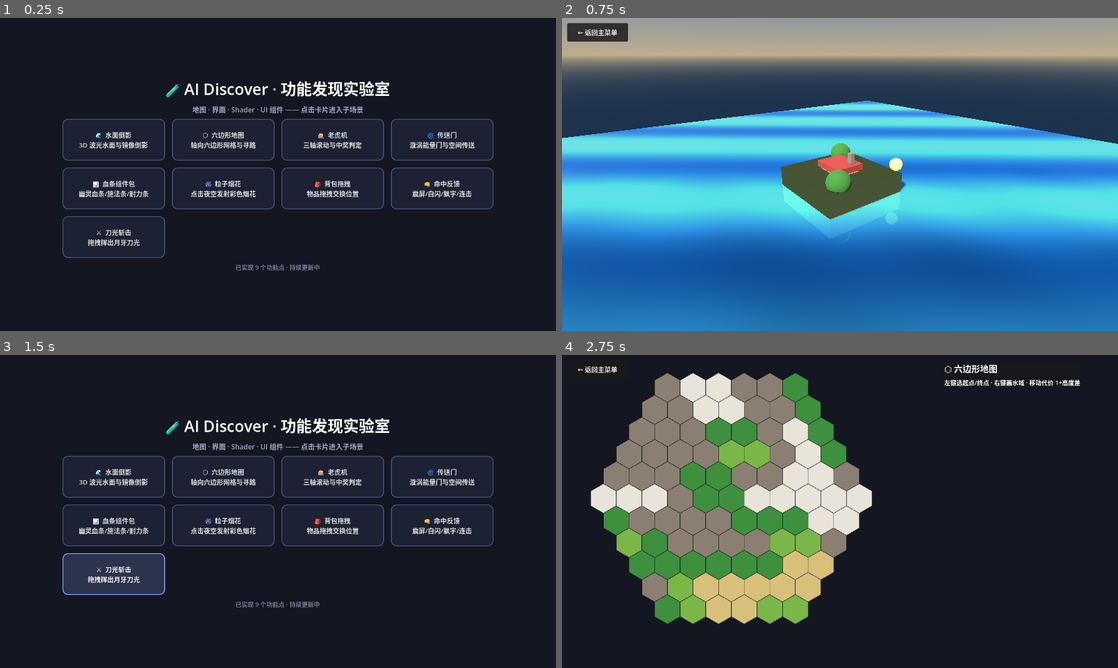
Above: before the commit, frames 1-4 (two rows, left to right).
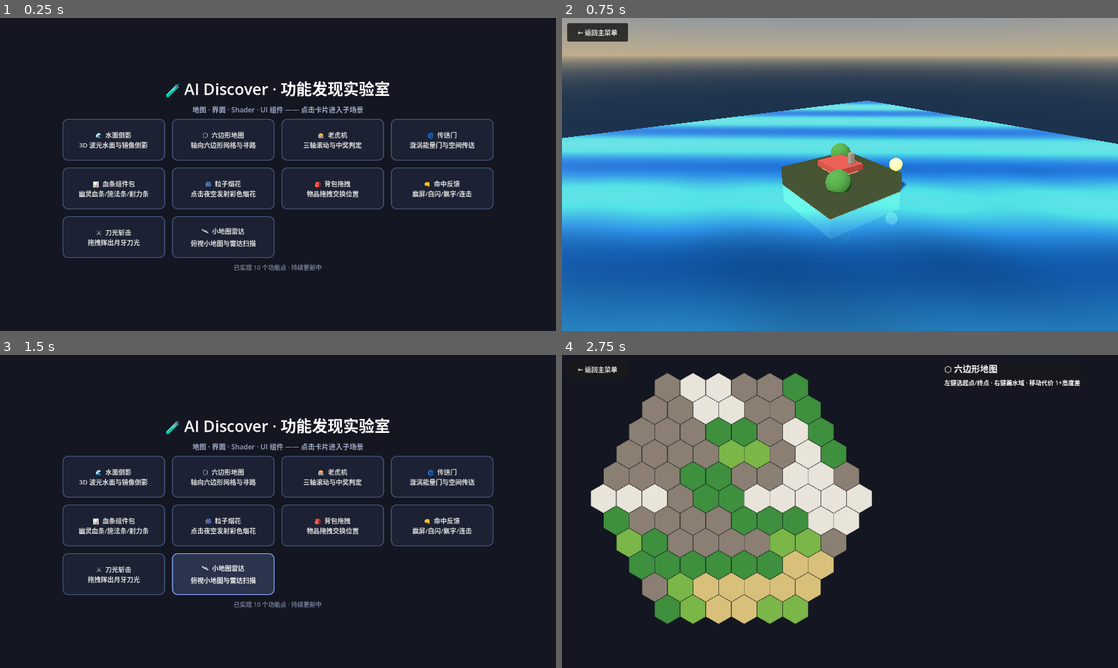
Above: after the commit, the same moments.

Repository: richardkiwilee/pyFramework
Game: Godot game, scene res://scenes/menu.tscn
The game is run twice, just before and just after one commit, with the same random seed, the same clock (stepped at 60 frames per second) and the same inputs.
Inputs:
- Up to frame 1 (0.25 s): no input
- Up to frame 2 (0.75 s): click "🌊 水面倒影 3D 波光水面与镜像倒影" at 0.5 s
- Up to frame 3 (1.5 s): click "← 返回主菜单" at 1.25 s
- Up to frame 4 (2.75 s): click "⬡ 六边形地图 轴向六边形网格与寻路" at 2 s

The runs differ from the first frame. In frame 1, 0.7% of the frame differs, in the area x 30-58%, y 63-81%; in frame 2, nothing differs; in frame 3, 4.9%, in the area x 11-58%, y 63-81%; in frame 4, nothing differs.

Commit message:
ai-discover: 功能10 小地图雷达——SubViewport俯视小地图+雷达扫描+巡逻智能体
Co-Authored-By: Claude <noreply@anthropic.com>

Diff:
--- /dev/null
+++ b/ai-discover/features/radar/grid.gdshader
@@ -0,0 +1,10 @@
+shader_type spatial;
+render_mode cull_disabled, specular_schlick_ggx;
+// 科技风地面网格：UV 平铺 20×20 网格线
+void fragment() {
+	float gx = abs(fract(UV.x * 20.0) - 0.5);
+	float gy = abs(fract(UV.y * 20.0) - 0.5);
+	float line = smoothstep(0.02, 0.0, min(gx, gy));
+	ALBEDO = mix(vec3(0.08, 0.09, 0.13), vec3(0.22, 0.28, 0.44), line);
+	ROUGHNESS = 0.9;
+}
--- /dev/null
+++ b/ai-discover/features/radar/radar.gd
@@ -0,0 +1,121 @@
+extends Node3D
+## =============================================================================
+## 小地图雷达 —— SubViewport 俯视小地图 + 旋转扫描线 + 巡逻智能体
+## =============================================================================
+## 右下角的小地图是一台【俯视正交相机】渲染进 SubViewport 的结果
+## （与主相机共享同一个 3D 世界，智能体在两边同时可见）；
+## 雷达装饰（同心圆环 + 旋转扫描扇）是 SubViewport 里的 2D 层。
+## 主场景：6 个发光的巡逻智能体随机游走，箱体障碍做空间参照。
+## 交互：左键拖拽旋转主视角，滚轮缩放。
+## =============================================================================
+
+const GridShader = preload("res://features/radar/grid.gdshader")
+
+const AGENT_COLORS: Array[Color] = [
+	Color(1.0, 0.30, 0.30), Color(0.35, 1.0, 0.40), Color(0.35, 0.60, 1.0),
+	Color(1.0, 0.85, 0.25), Color(0.80, 0.40, 1.0), Color(0.30, 1.0, 0.95),
+]
+
+var _yaw := 0.65
+var _pitch := 0.42
+var _dist := 24.0
+var _sweep_angle := 0.0
+var _agents: Array = []      # 每项 {mesh, target, speed}
+
+@onready var camera: Camera3D = $Camera3D
+@onready var sweep: Control = $Minimap/SubViewportContainer/SubViewport/Sweep
+
+
+func _ready() -> void:
+	_build_ground()
+	_build_obstacles()
+	_build_agents()
+	_update_camera()
+
+
+func _build_ground() -> void:
+	var ground := MeshInstance3D.new()
+	var plane := PlaneMesh.new()
+	plane.size = Vector2(46, 46)
+	ground.mesh = plane
+	var gm := ShaderMaterial.new()
+	gm.shader = GridShader
+	ground.material_override = gm
+	add_child(ground)
+
+
+func _build_obstacles() -> void:
+	for pos in [Vector3(-6, 0, -4), Vector3(5, 0, 6), Vector3(-2, 0, 8), Vector3(8, 0, -7), Vector3(0, 0, -10)]:
+		var b := MeshInstance3D.new()
+		var bm := BoxMesh.new()
+		bm.size = Vector3(2.2, 2.8, 2.2)
+		b.mesh = bm
+		var mat := StandardMaterial3D.new()
+		mat.albedo_color = Color(0.62, 0.58, 0.50)
+		b.material_override = mat
+		add_child(b)
+		b.position = pos + Vector3(0, 1.4, 0)
+
+
+func _build_agents() -> void:
+	for i in AGENT_COLORS.size():
+		var m := MeshInstance3D.new()
+		var cm := CylinderMesh.new()
+		cm.top_radius = 0.45
+		cm.bottom_radius = 0.45
+		cm.height = 2.0
+		m.mesh = cm
+		var mat := StandardMaterial3D.new()
+		mat.albedo_color = AGENT_COLORS[i]
+		mat.emission_enabled = true
+		mat.emission = AGENT_COLORS[i]
+		mat.emission_energy_multiplier = 1.8
+		m.material_override = mat
+		add_child(m)
+		m.position = Vector3(randf_range(-16, 16), 1.0, randf_range(-16, 16))
+		_agents.append({
+			"mesh": m,
+			"target": Vector3(randf_range(-16, 16), 0, randf_range(-16, 16)),
+			"speed": randf_range(2.5, 5.5),
+		})
+
+
+func _process(delta: float) -> void:
+	# 智能体巡逻：朝目标走，到了换新目标
+	for a in _agents:
+		var mesh: MeshInstance3D = a["mesh"]
+		var to: Vector3 = a["target"] - mesh.position
+		to.y = 0.0
+		if to.length() < 0.6:
+			a["target"] = Vector3(randf_range(-16, 16), 0, randf_range(-16, 16))
+		else:
+			mesh.position += to.normalized() * a["speed"] * delta
+	# 雷达扫描旋转（GDScript 没有 TIME，手动累加角度）
+	_sweep_angle += delta * 1.4
+	sweep.rotation = _sweep_angle
+
+
+func _unhandled_input(event: InputEvent) -> void:
+	if event is InputEventMouseButton and event.pressed:
+		if event.button_index == MOUSE_BUTTON_WHEEL_UP:
+			_dist = maxf(12.0, _dist - 1.3)
+			_update_camera()
+			get_viewport().set_input_as_handled()
+		elif event.button_index == MOUSE_BUTTON_WHEEL_DOWN:
+			_dist = minf(40.0, _dist + 1.3)
+			_update_camera()
+			get_viewport().set_input_as_handled()
+	elif event is InputEventMouseMotion and event.button_mask & MOUSE_BUTTON_MASK_LEFT:
+		_yaw -= event.relative.x * 0.008
+		_pitch = clampf(_pitch + event.relative.y * 0.005, 0.15, 0.9)
+		_update_camera()
+
+
+func _update_camera() -> void:
+	var target := Vector3(0, 1.0, 0)
+	camera.position = target + Vector3(
+		cos(_yaw) * cos(_pitch),
+		sin(_pitch),
+		sin(_yaw) * cos(_pitch)
+	) * _dist
+	camera.look_at(target)
--- /dev/null
+++ b/ai-discover/features/radar/radar.tscn
@@ -0,0 +1,92 @@
+[gd_scene load_steps=8 format=3]
+
+[ext_resource type="Script" path="res://features/radar/radar.gd" id="1_main"]
+[ext_resource type="Script" path="res://features/radar/radar_overlay.gd" id="2_overlay"]
+[ext_resource type="PackedScene" path="res://scenes/back_button.tscn" id="3_back"]
+
+[sub_resource type="ProceduralSkyMaterial" id="sky_mat"]
+sky_top_color = Color(0.2, 0.3, 0.5, 1)
+sky_horizon_color = Color(0.6, 0.65, 0.7, 1)
+ground_bottom_color = Color(0.1, 0.12, 0.18, 1)
+ground_horizon_color = Color(0.6, 0.65, 0.7, 1)
+
+[sub_resource type="Sky" id="Sky_1"]
+sky_material = SubResource("sky_mat")
+
+[sub_resource type="Environment" id="Environment_1"]
+background_mode = 2
+sky = SubResource("Sky_1")
+ambient_light_source = 2
+ambient_light_color = Color(0.5, 0.55, 0.65, 1)
+
+[node name="Radar" type="Node3D"]
+script = ExtResource("1_main")
+
+[node name="WorldEnvironment" type="WorldEnvironment" parent="."]
+environment = SubResource("Environment_1")
+
+[node name="DirectionalLight3D" type="DirectionalLight3D" parent="."]
+rotation = Vector3(-0.8, 0.5, 0)
+shadow_enabled = true
+
+[node name="Camera3D" type="Camera3D" parent="."]
+fov = 58.0
+
+[node name="Minimap" type="Control" parent="."]
+offset_left = 1008.0
+offset_top = 448.0
+offset_right = 1256.0
+offset_bottom = 696.0
+
+[node name="SubViewportContainer" type="SubViewportContainer" parent="Minimap"]
+layout_mode = 1
+anchors_preset = 15
+anchor_right = 1.0
+anchor_bottom = 1.0
+grow_horizontal = 2
+grow_vertical = 2
+stretch = true
+
+[node name="SubViewport" type="SubViewport" parent="Minimap/SubViewportContainer"]
+handle_input_locally = false
+size = Vector2i(248, 248)
+render_target_update_mode = 4
+
+[node name="MiniCam" type="Camera3D" parent="Minimap/SubViewportContainer/SubViewport"]
+position = Vector3(0, 32, 0)
+rotation = Vector3(-1.5708, 0, 0)
+projection = 1
+size = 15.0
+
+[node name="Rings" type="Control" parent="Minimap/SubViewportContainer/SubViewport"]
+layout_mode = 3
+anchors_preset = 15
+anchor_right = 1.0
+anchor_bottom = 1.0
+grow_horizontal = 2
+grow_vertical = 2
+mouse_filter = 2
+script = ExtResource("2_overlay")
+
+[node name="Sweep" type="Control" parent="Minimap/SubViewportContainer/SubViewport"]
+layout_mode = 3
+anchors_preset = 15
+anchor_right = 1.0
+anchor_bottom = 1.0
+grow_horizontal = 2
+grow_vertical = 2
+mouse_filter = 2
+pivot_offset = Vector2(124, 124)
+script = ExtResource("2_overlay")
+sweep = true
+
+[node name="HintLabel" type="Label" parent="Minimap"]
+offset_left = -760.0
+offset_top = -60.0
+offset_right = -24.0
+offset_bottom = -28.0
+theme_override_font_sizes/font_size = 14
+text = "🛰 右下角：俯视雷达小地图"
+horizontal_alignment = 2
+
+[node name="BackButton" parent="." instance=ExtResource("3_back")]
--- /dev/null
+++ b/ai-discover/features/radar/radar_overlay.gd
@@ -0,0 +1,30 @@
+extends Control
+## =============================================================================
+## radar_overlay.gd — 小地图内的装饰层
+##   sweep = false：雷达同心圆环 + 十字刻度（静态）
+##   sweep = true ：扫描扇形（由父节点旋转它实现扫描动画）
+## =============================================================================
+
+@export var sweep := false
+
+
+func _draw() -> void:
+	if sweep:
+		# 半透明扫描扇（顶点色：中心亮 → 边缘透明）
+		var c := size / 2.0
+		var pts := PackedVector2Array([c])
+		var cols := PackedColorArray([Color(0.3, 0.9, 1.0, 0.35)])
+		for i in 9:
+			var a := float(i) / 8.0 * 0.5
+			pts.append(c + Vector2.from_angle(a - 0.25) * size.x * 0.75)
+			cols.append(Color(0.3, 0.9, 1.0, 0.02))
+		draw_polygon(pts, cols)
+	else:
+		var c := size / 2.0
+		draw_arc(c, size.x * 0.46, 0, TAU, 64, Color(0.3, 0.9, 1.0, 0.8), 2.0)
+		draw_arc(c, size.x * 0.30, 0, TAU, 64, Color(0.3, 0.9, 1.0, 0.45), 1.5)
+		draw_arc(c, size.x * 0.15, 0, TAU, 64, Color(0.3, 0.9, 1.0, 0.3), 1.5)
+		draw_line(Vector2(c.x, 2), Vector2(c.x, size.y - 2), Color(0.3, 0.9, 1.0, 0.35), 1.5)
+		draw_line(Vector2(2, c.y), Vector2(size.x - 2, c.y), Color(0.3, 0.9, 1.0, 0.35), 1.5)
+		# 边缘圆框
+		draw_arc(c, c.x - 1.0, 0, TAU, 64, Color(0.3, 0.9, 1.0, 0.9), 2.5)
--- a/ai-discover/scripts/menu.gd
+++ b/ai-discover/scripts/menu.gd
@@ -19,6 +19,7 @@
 	{"icon": "🎒", "name": "背包拖拽", "desc": "物品拖拽交换位置", "scene": "res://features/inventory/inventory.tscn"},
 	{"icon": "👊", "name": "命中反馈", "desc": "震屏/白闪/飘字/连击", "scene": "res://features/hit_feedback/hit_feedback.tscn"},
 	{"icon": "⚔️", "name": "刀光斩击", "desc": "拖拽挥出月牙刀光", "scene": "res://features/slash/slash.tscn"},
+	{"icon": "🛰", "name": "小地图雷达", "desc": "俯视小地图与雷达扫描", "scene": "res://features/radar/radar.tscn"},
 ]
 
 @onready var grid: GridContainer = $CenterBox/VBox/Grid
